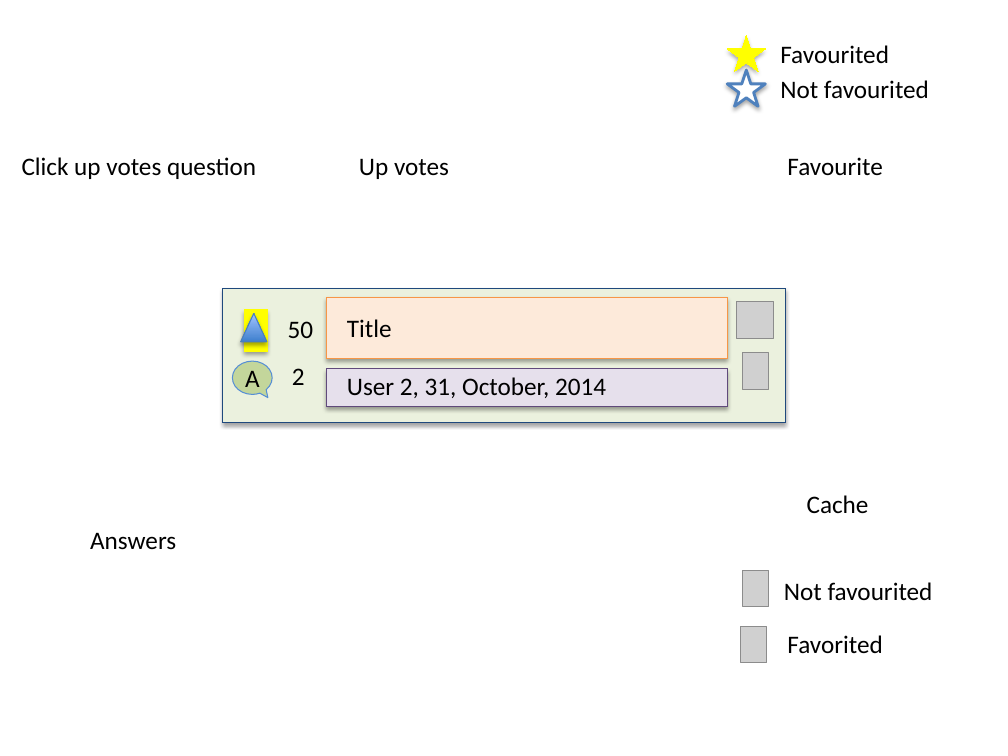
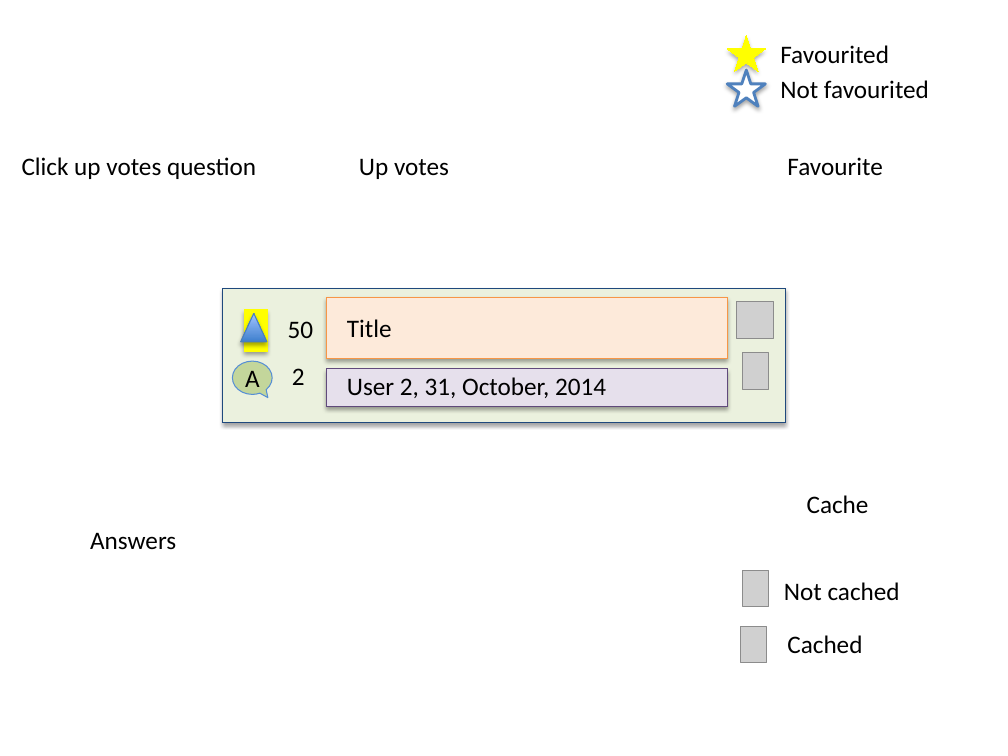
Before and after one commit to CMPUT301F14T02/Agora, a slide deck: slide 3 of 301_FinalStoryboard3.pptx. Drawn at 1008x756 pixels with LibreOffice and Linux fonts; fonts in the diff are those of the drawing; grey boxes stand for pictures. Boxes give left, top, right and bottom in pixels: in the first picture for what was removed or moved away, otherwise in the second. Text is boxed around its words. In the diff, an @@ line names an element or a change of style, - is before the commit and + after.

```diff
--- a/301_FinalStoryboard3.pptx
+++ b/301_FinalStoryboard3.pptx
@@ text at box(784, 582, 900, 600): text changed @@
-Not favourited
+Not cached
@@ text at box(787, 635, 862, 653): text changed @@
-Favorited
+Cached
```
Also in this commit, not shown: 1 other file.
